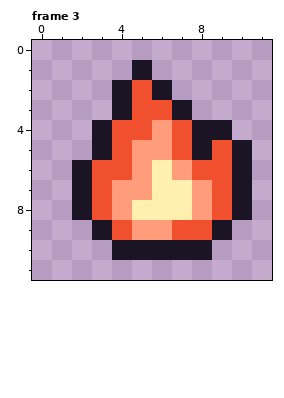
Pixel-art file: tools/art/sparks/spark_fire.aseprite. The picture above was drawn from the file before the commit.
12x12 pixels, 4 frames. Shown: frame 3. The commit also changed other frames, which this record leaves out.
Now the later version:
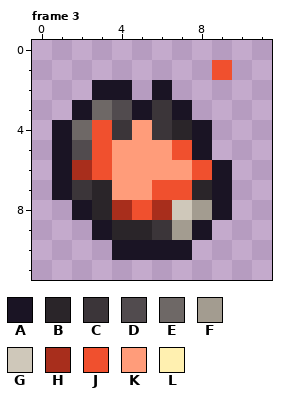
Palette (. is transparent): A #1a1424  B #2a2529  C #3b3539  D #514b4e  E #6e6866  F #a39c90  G #cfc8ba  H #a82e1c  J #f0502e  K #ff9c7a  L #fff0b0
Edits made:
Changed rows in their new state; - is an unchanged pixel.
Frame 3, layers "glow", "base":
first column x 1:
 1 ----.---J-
 2 --A-.-----
 3 -AEDAC----
 4 AEJCKCB-.-
 5 ADJK----..
 6 AH-K-K--A.
 7 ACB--JJBA.
 8 --BHJHGFA.
 9 ---BBCFA.-
10 -------.--
Pixel boxes of the changes (left, top, right, bottom) in both pictures:
changed: (52, 60, 252, 260)
